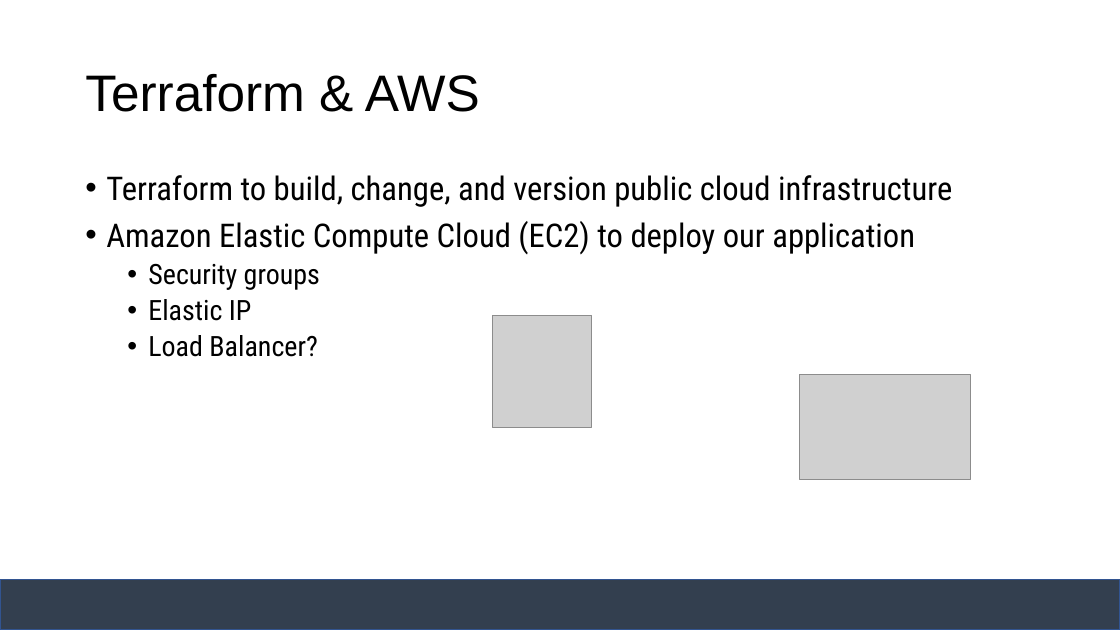
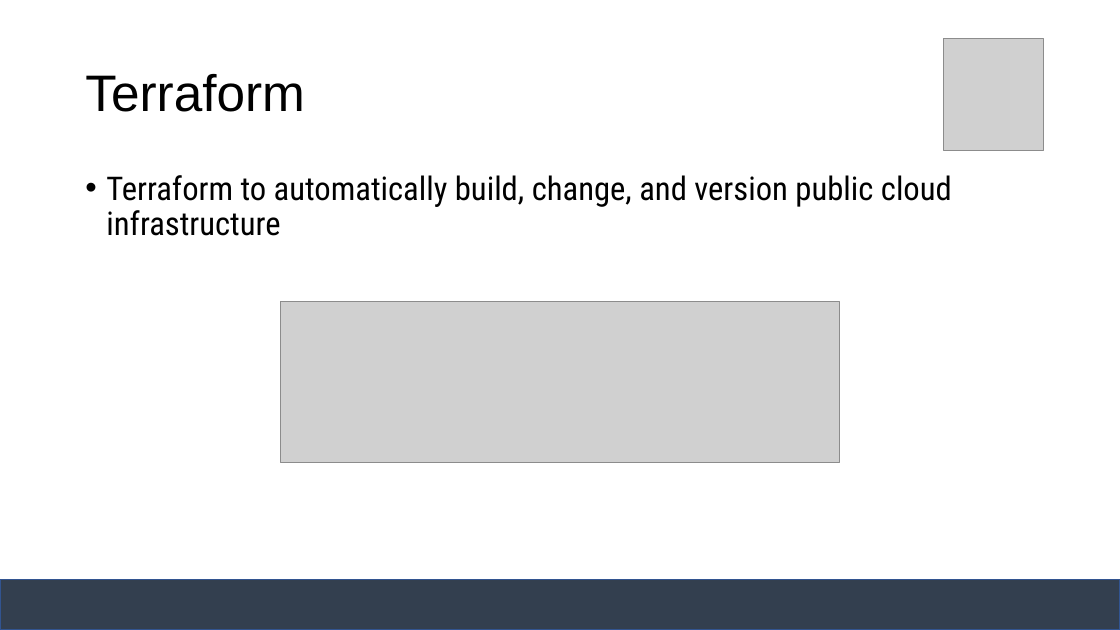
Before and after one commit to janakaras/docker-in-the-cloud, a slide deck: slide 9 of Project Presentation.pptx (slide 8 before the commit). Drawn at 1120x630 pixels with LibreOffice and Linux fonts; fonts in the diff are those of the drawing; grey boxes stand for pictures. Boxes give left, top, right and bottom in pixels: in the first picture for what was removed or moved away, otherwise in the second. Text is boxed around its words. In the diff, an @@ line names an element or a change of style, - is before the commit and + after.

```diff
--- a/Project Presentation.pptx
+++ b/Project Presentation.pptx
@@ picture: place and size @@
-picture at <box>493,315,592,427</box>
+picture at <box>944,39,1044,150</box>
@@ title at <box>85,74,305,112</box>: text changed @@
-Terraform & AWS
+Terraform
@@ text at <box>106,175,952,236</box>: text changed @@
-• Terraform to build, change, and version public cloud infrastructure
-• Amazon Elastic Compute Cloud (EC2) to deploy our application
-  • Security groups
-  • Elastic IP
-  • Load Balancer?
+• Terraform to automatically build, change, and version public cloud infrastructure
@@ picture added at <box>281,302,839,463</box> @@
@@ picture removed at <box>800,375,971,480</box> @@
```
Also in this commit, not shown: 3 other slides changed, 5 slides added, 2 slides removed.
